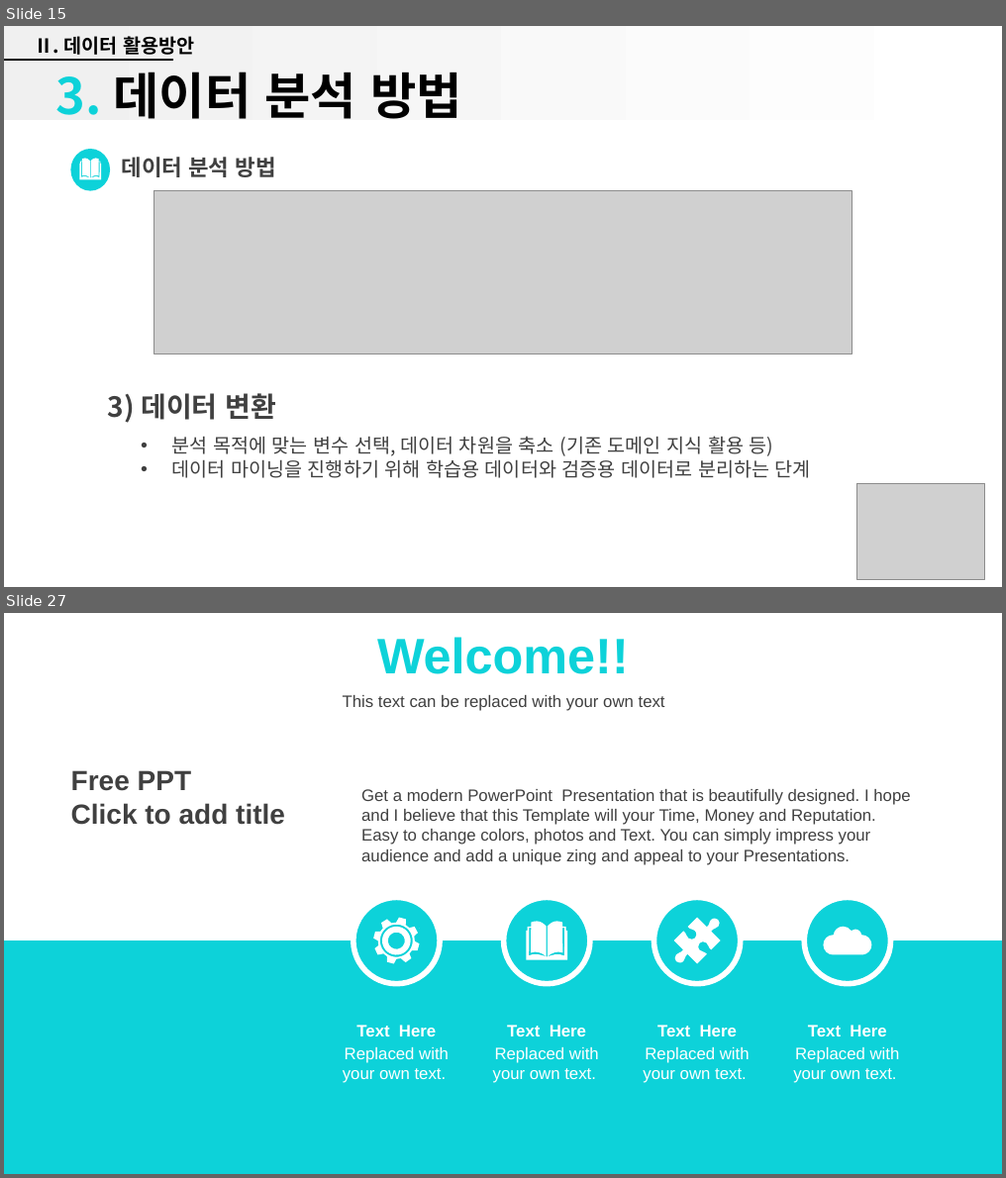
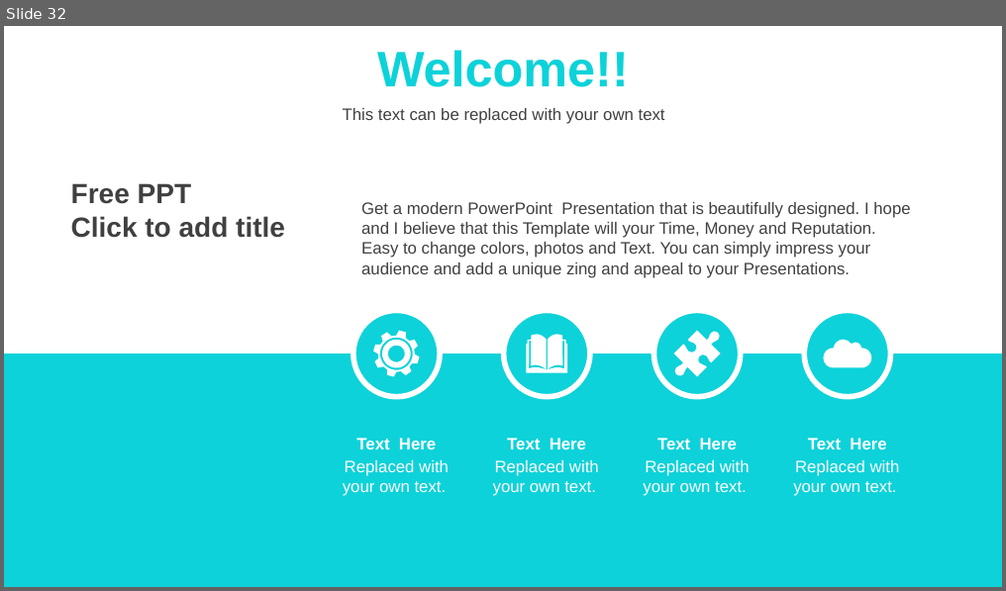
Before and after one commit to kyunleader/-, a slide deck: 과학교 2주차 발표자료.pptx. Shown one above the other, each under a label of ours: slides 15 and 27 before the commit, slide 32 after it; the slides between them are not shown. The pictures are 1006x1178 and 1006x591 pixels, drawn with LibreOffice and Linux fonts; fonts in the diff are those of the drawing; grey boxes stand for pictures; background and template pictures are left out. Boxes give left, top, right and bottom in pixels: in the first picture for what was removed or moved away, otherwise in the second. Text is boxed around its words. In the diff, an @@ line names an element or a change of style, - is before the commit and + after.

```diff
--- a/과학교 2주차 발표자료.pptx
+++ b/과학교 2주차 발표자료.pptx
@@ slide 15 removed at (4,26,1002,587), background #FFFFFF @@
@@ rectangle removed at (4,26,998,120) @@
@@ text removed at (34,36,194,55) @@
-Ⅱ. 데이터 활용방안
@@ line removed from (4, 59) to (172, 59) @@
@@ title removed at (56,72,462,119) @@
-3. 데이터 분석 방법
@@ ellipse removed at (71,149,110,190) @@
@@ freeform shape removed at (80,158,102,179) @@
@@ text removed at (122,157,276,177) @@
-데이터 분석 방법
@@ picture removed at (153,190,851,354) @@
@@ text removed at (108,393,276,423) @@
-3) 데이터 변환
@@ text removed at (172,436,811,478) @@
-• 분석 목적에 맞는 변수 선택, 데이터 차원을 축소 (기존 도메인 지식 활용 등)
-• 데이터 마이닝을 진행하기 위해 학습용 데이터와 검증용 데이터로 분리하는 단계
@@ picture removed at (856,484,985,579) @@
@@ what was slide 27 is now slide 32 @@
```
Also in this commit, not shown: 2 slides changed, 28 slides added, 22 other slides removed.
